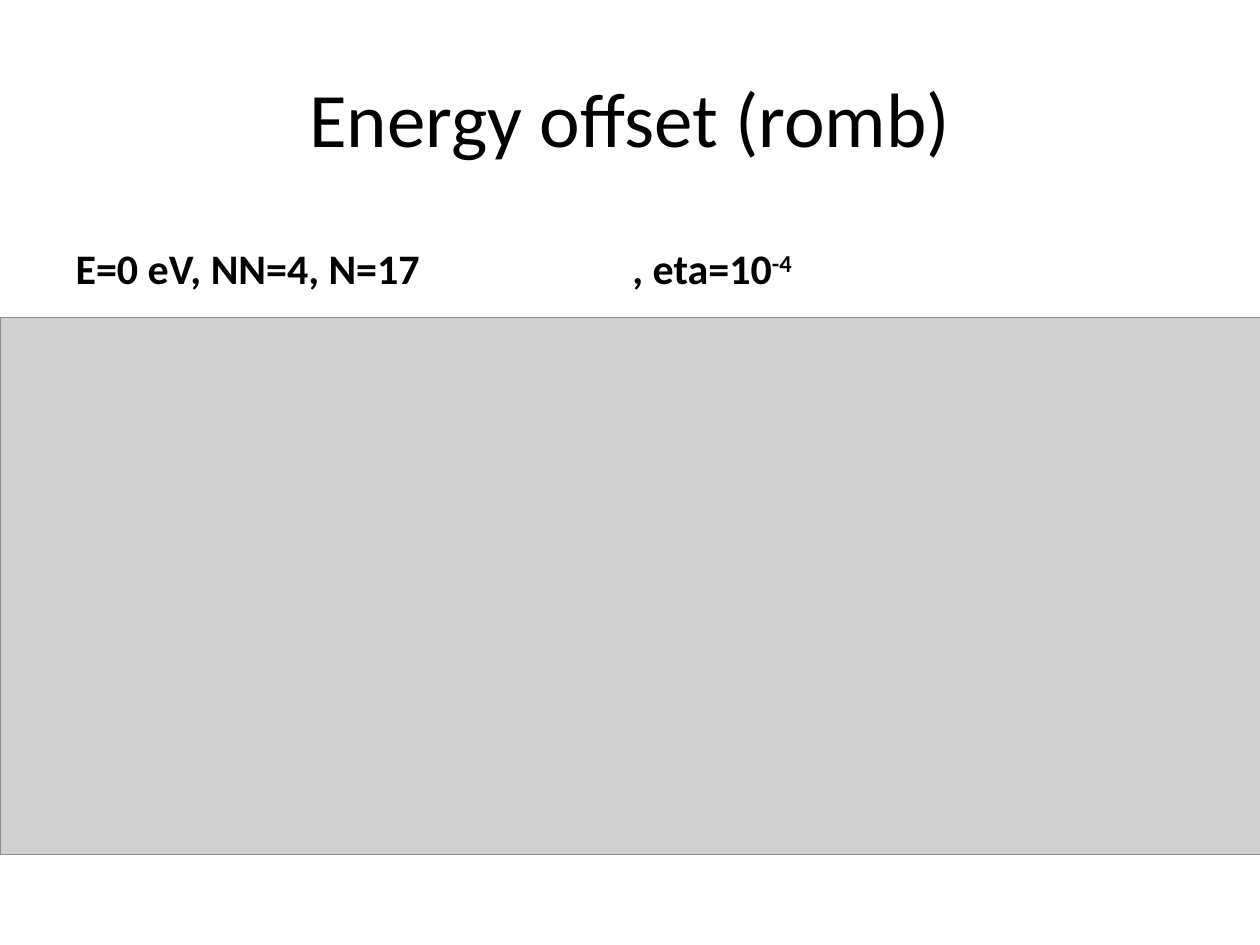
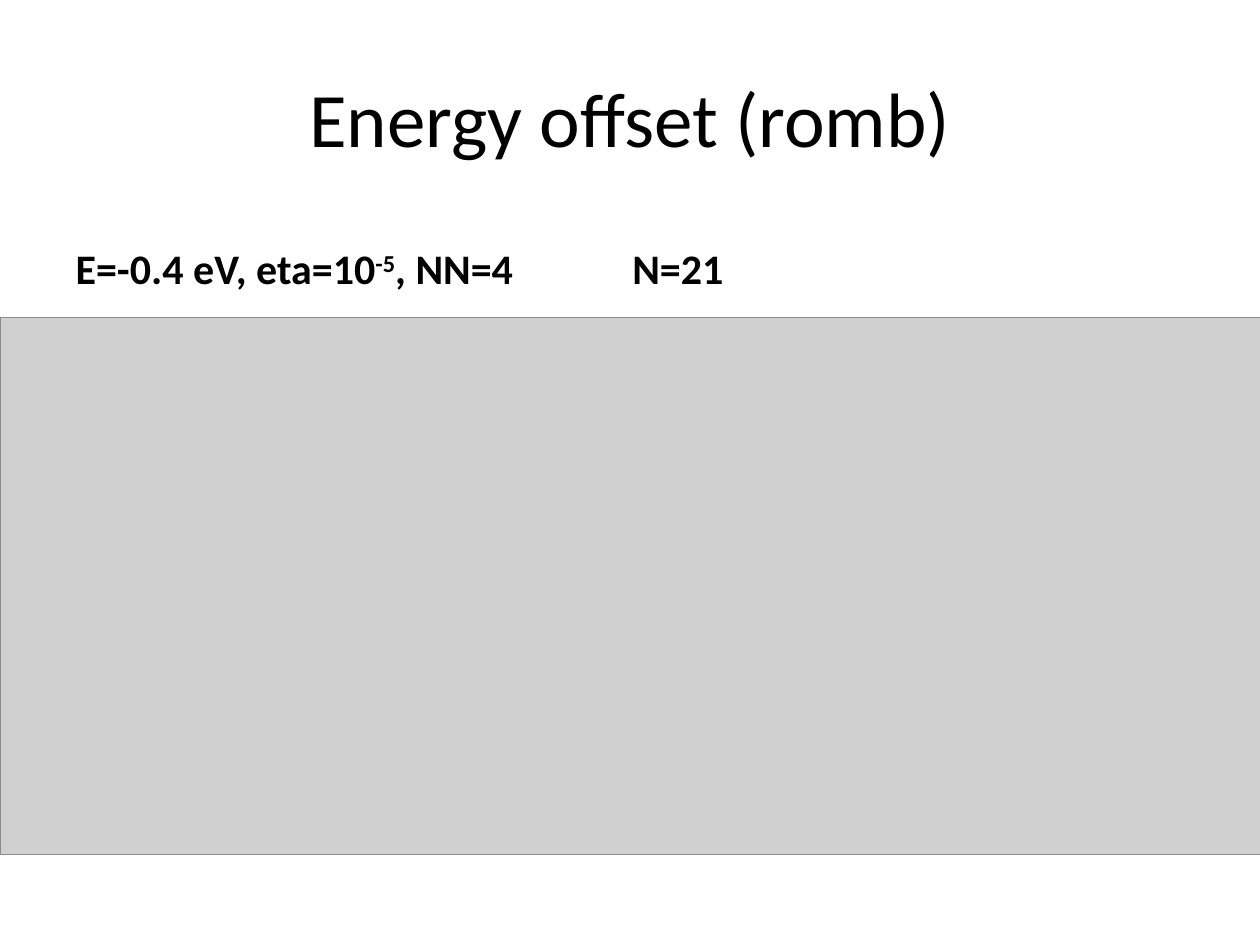
Before and after one commit to BastianValhoj/QTM-ML, a slide deck: slide 18 of meeting_notes/presentation.pptx (slide 15 before the commit). Drawn at 1260x945 pixels with LibreOffice and Linux fonts; fonts in the diff are those of the drawing; grey boxes stand for pictures. Boxes give left, top, right and bottom in pixels: in the first picture for what was removed or moved away, otherwise in the second. Text is boxed around its words. In the diff, an @@ line names an element or a change of style, - is before the commit and + after.

```diff
--- a/meeting_notes/presentation.pptx
+++ b/meeting_notes/presentation.pptx
@@ text at box(76, 256, 513, 290): text changed @@
-E=0 eV, NN=4, N=17
+E=-0.4 eV, eta=10-5, NN=4
@@ text at box(632, 256, 723, 284): text changed @@
-, eta=10-4
+N=21
```
Also in this commit, not shown: 22 other slides changed, 7 slides added, 2 slides removed.
